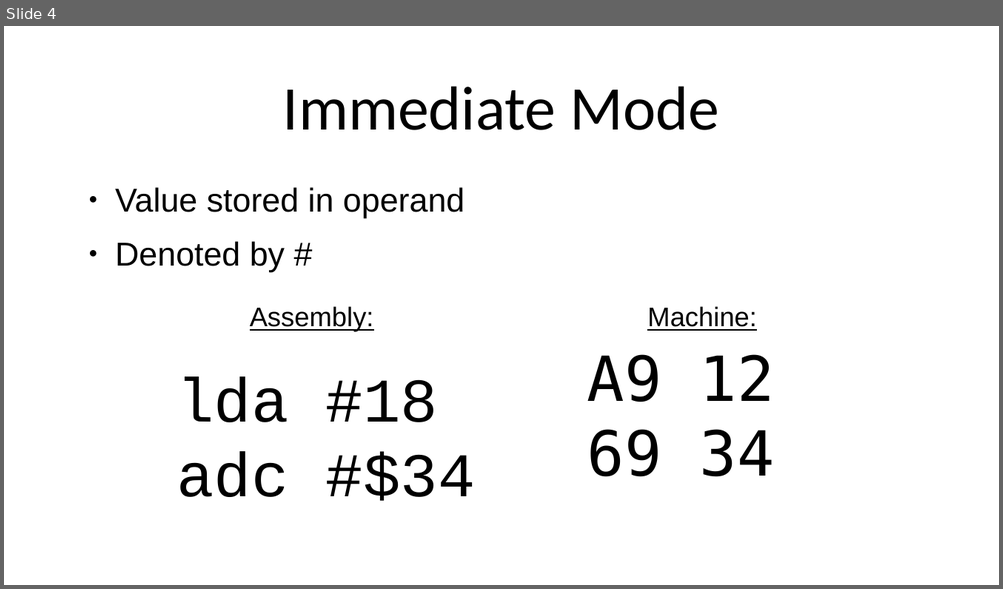
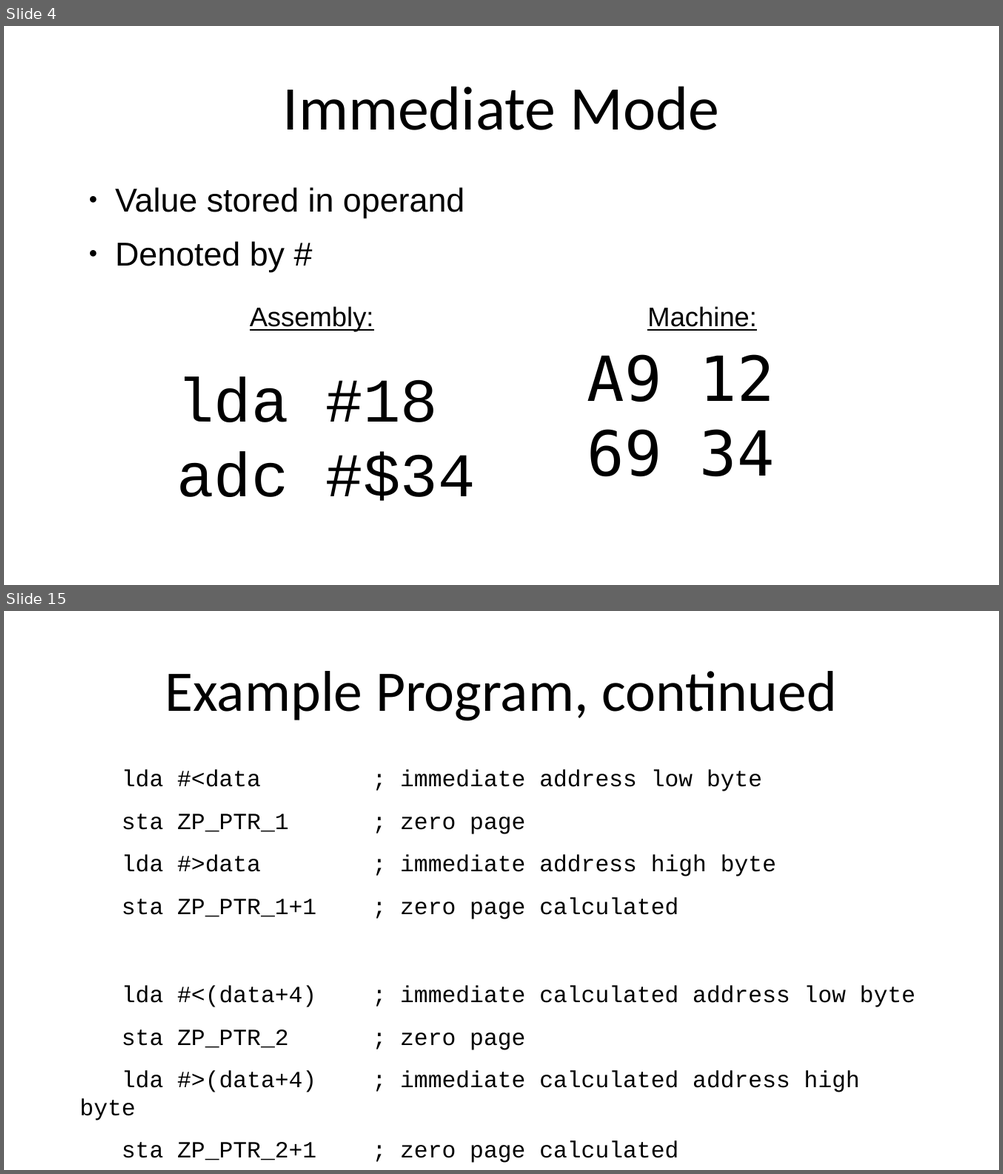
Before and after one commit to SlithyMatt/x16-assembly-tutorial, a slide deck: Lesson2/Lesson2.odp. Shown one above the other, each under a label of ours: slide 4 before the commit, slides 4 and 15 after it; the slides between them are not shown. The pictures are 1003x589 and 1003x1174 pixels, drawn with LibreOffice and Linux fonts; fonts in the diff are those of the drawing. Boxes give left, top, right and bottom in pixels: in the first picture for what was removed or moved away, otherwise in the second. Text is boxed around its words. In the diff, an @@ line names an element or a change of style, - is before the commit and + after.

```diff
--- a/Lesson2/Lesson2.odp
+++ b/Lesson2/Lesson2.odp
@@ slide 15 added at box(4, 611, 999, 1170), background #FFFFFF @@
@@ title added at box(165, 671, 836, 721), 55.5 pt, text #000000 @@
+Example Program, continued
@@ text added at box(79, 770, 915, 1163), 22.4 pt, text #000000 @@
+lda #<data ; immediate address low byte
+sta ZP_PTR_1 ; zero page
+lda #>data ; immediate address high byte
+sta ZP_PTR_1+1 ; zero page calculated
+lda #<(data+4) ; immediate calculated address low byte
+sta ZP_PTR_2 ; zero page
+lda #>(data+4) ; immediate calculated address high byte
+sta ZP_PTR_2+1 ; zero page calculated
```
Also in this commit, not shown: 1 slide changed, 11 other slides added, 1 slide removed, 2 other files.
